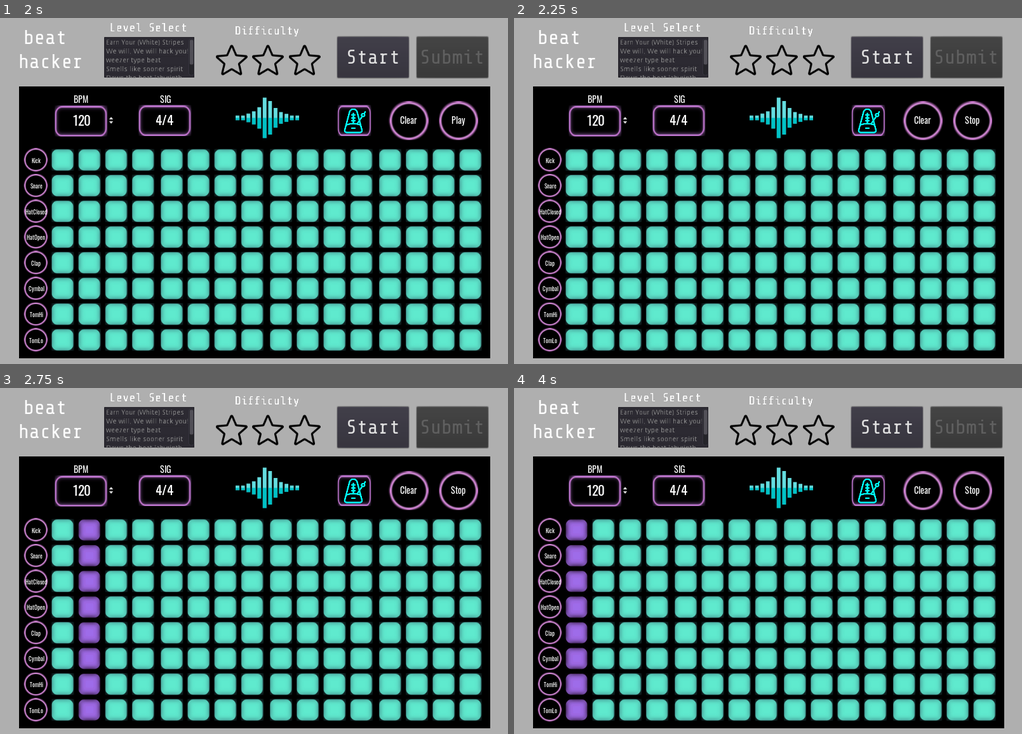
Above: before the commit, frames 1-4 (two rows, left to right).
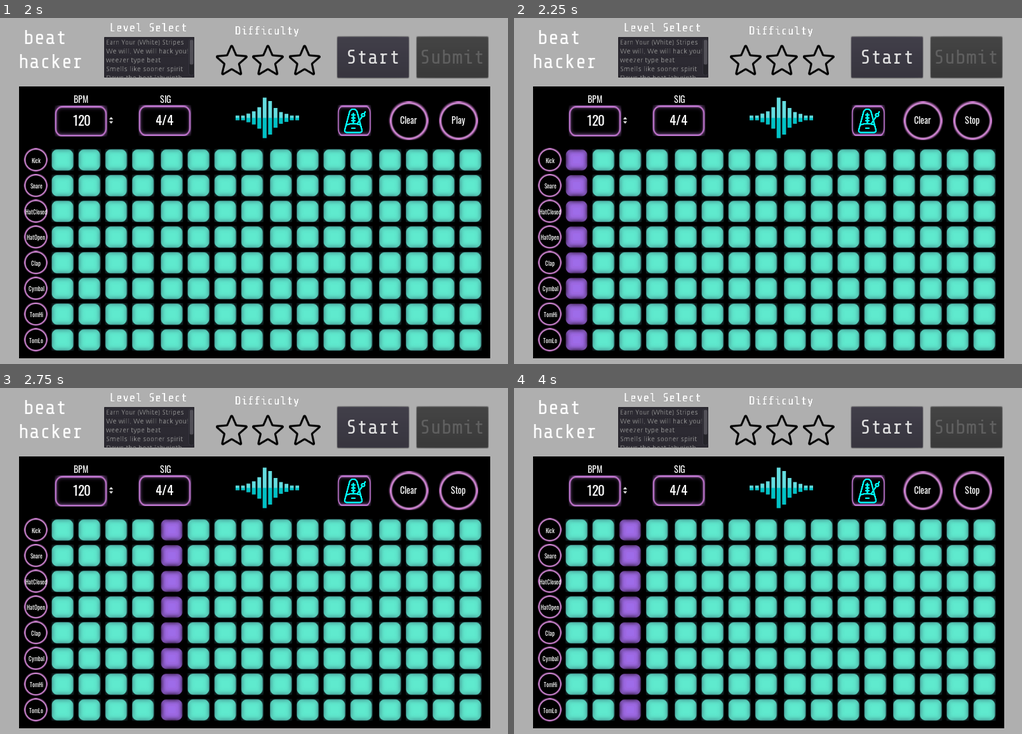
Above: after the commit, the same moments.

Repository: mdructor/beat_hacker
Game: Godot game, scene res://Assets/Scenes/MainMenu.tscn
The game is run twice, just before and just after one commit, with the same random seed, the same clock (stepped at 60 frames per second) and the same inputs.
Inputs (mouse positions are in pixels of both pictures, inside the frame that each line leads up to):
- Up to frame 1 (2 s): click "Level Selector" at 0.5 s; click (355, 121) at 1.25 s
- Up to frame 2 (2.25 s): click "Play" at 2 s
- Up to frame 3 (2.75 s): no input
- Up to frame 4 (4 s): click "Stop" at 2.75 s; click "Play" at 3.5 s

Frame 1 is identical in both runs. In frame 2, 2.2% of the frame differs, in the area x 10-15%, y 37-97%; in frame 3, 4.4%; in frame 4, 4.4%, in the area x 10-26%, y 37-97%.

Commit message:
Fix BPM tick(it was half time) & add metronome tik
The BPM was going at half time, so tick rate was further divided
into two.  Metronome tick added if button is toggled on now.

Diff:
--- a/Assets/Scenes/SampleStreamer.tscn
+++ b/Assets/Scenes/SampleStreamer.tscn
@@ -1,14 +1,14 @@
 [gd_scene load_steps=10 format=2]
 
 [ext_resource path="res://Assets/Sounds/rock/kick.wav" type="AudioStream" id=1]
-[ext_resource path="res://Assets/Sounds/rock/closed_hat.wav" type="AudioStream" id=2]
-[ext_resource path="res://Assets/Sounds/rock/floor_tom.wav" type="AudioStream" id=3]
+[ext_resource path="res://Assets/Sounds/rock/snare.wav" type="AudioStream" id=2]
+[ext_resource path="res://Assets/Sounds/rock/closed_hat.wav" type="AudioStream" id=3]
 [ext_resource path="res://Assets/Sounds/rock/open_hat.wav" type="AudioStream" id=4]
-[ext_resource path="res://Assets/Sounds/rock/ride.wav" type="AudioStream" id=5]
-[ext_resource path="res://Assets/Sounds/808/clap.wav" type="AudioStream" id=6]
-[ext_resource path="res://Assets/Sounds/metronome.wav" type="AudioStream" id=7]
-[ext_resource path="res://Assets/Sounds/rock/snare.wav" type="AudioStream" id=8]
-[ext_resource path="res://Assets/Sounds/rock/high_tom.wav" type="AudioStream" id=9]
+[ext_resource path="res://Assets/Sounds/808/clap.wav" type="AudioStream" id=5]
+[ext_resource path="res://Assets/Sounds/rock/ride.wav" type="AudioStream" id=6]
+[ext_resource path="res://Assets/Sounds/rock/floor_tom.wav" type="AudioStream" id=7]
+[ext_resource path="res://Assets/Sounds/rock/high_tom.wav" type="AudioStream" id=8]
+[ext_resource path="res://Assets/Sounds/metronome.wav" type="AudioStream" id=9]
 
 [node name="SampleStreamer" type="Node"]
 
@@ -16,25 +16,25 @@
 stream = ExtResource( 1 )
 
 [node name="808-Snare" type="AudioStreamPlayer" parent="."]
-stream = ExtResource( 8 )
+stream = ExtResource( 2 )
 
 [node name="808-HatClosed" type="AudioStreamPlayer" parent="."]
-stream = ExtResource( 2 )
+stream = ExtResource( 3 )
 
 [node name="808-HatOpen" type="AudioStreamPlayer" parent="."]
 stream = ExtResource( 4 )
 
 [node name="808-Clap" type="AudioStreamPlayer" parent="."]
+stream = ExtResource( 5 )
+
+[node name="808-Cymbal" type="AudioStreamPlayer" parent="."]
 stream = ExtResource( 6 )
 
-[node name="808-Cymbal" type="AudioStreamPlayer" parent="."]
-stream = ExtResource( 5 )
-
 [node name="808-TomLo" type="AudioStreamPlayer" parent="."]
-stream = ExtResource( 3 )
+stream = ExtResource( 7 )
 
 [node name="808-TomHi" type="AudioStreamPlayer" parent="."]
-stream = ExtResource( 9 )
+stream = ExtResource( 8 )
 
 [node name="Metronome" type="AudioStreamPlayer" parent="."]
-stream = ExtResource( 7 )
+stream = ExtResource( 9 )
--- a/Assets/Scenes/Sequencer.tscn
+++ b/Assets/Scenes/Sequencer.tscn
@@ -611,3 +611,4 @@
 [connection signal="pressed" from="PlayButton" to="." method="_on_PlayButton_pressed"]
 [connection signal="pressed" from="ClearButton" to="." method="_on_ClearButton_pressed"]
 [connection signal="value_changed" from="BpmRect/BPMSpinner" to="." method="_on_BPMSpinner_value_changed"]
+[connection signal="toggled" from="TextureRect/MetronomeToggle" to="." method="_on_MetronomeToggle_toggled"]
--- a/Assets/Scripts/Sequencer.gd
+++ b/Assets/Scripts/Sequencer.gd
@@ -7,6 +7,7 @@
 var _timer = false
 var _tickCount = 0
 var _lvl = null
+var _metronomeOn = false
 
 var _sampleButtons = []
 var _sequenceButtons = []
@@ -14,8 +15,8 @@
 func _ready():
 	var sampleButton = preload("res://Assets/Scenes/SampleButton.tscn")
 	var sequenceButton = preload("res://Assets/Scenes/SequenceButton.tscn")
+
 	var y = 125
-
 	for i in range(8):
 		var samp_instance = sampleButton.instance()
 		samp_instance.set_position(Vector2(10.0,y))
@@ -60,7 +61,7 @@
 	else:
 		_timer = Timer.new()
 		var bps = _BPM / 60.0
-		var tick_rate = 1 / bps / 2
+		var tick_rate = 1 / bps / 4
 
 		_timer.connect("timeout", self, "_on_play_tick")
 		_timer.set_one_shot(false)
@@ -80,6 +81,9 @@
 
 		if _sequenceButtons[i][_tickCount]._isChecked:
 			_sampleButtons[i]._on_SampleButton_pressed()
+
+	if (_tickCount % 4 == 0 && _metronomeOn == true):
+		get_node("SampleStreamer/Metronome").play()
 
 	if (_tickCount == _ticks-1):
 		_tickCount = 0
@@ -153,3 +157,7 @@
 
 func _on_BPMSpinner_value_changed(value):
 	_BPM = value
+
+
+func _on_MetronomeToggle_toggled(button_pressed):
+	_metronomeOn = button_pressed
